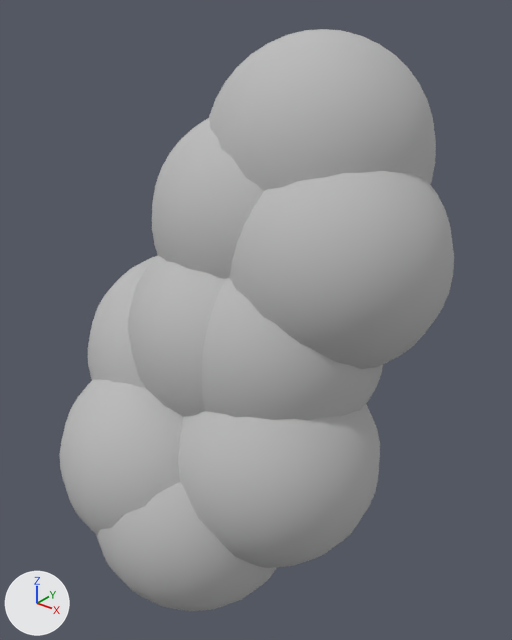
Renders of the OBJ model Proyecto/Proyecto/Models/Daniel/oven/smoke.obj from each side of a commit.
Both versions are drawn from a 50 mm camera at (0.965, -0.976, 1.398) aimed at (0.035, 0.187, 0.677). Every picture has the same lights, and +X, +Y and +Z are marked at lower left. Where no turn or scale is listed for an object, it has been applied to the vertices.

The first picture shows 'smoke'.
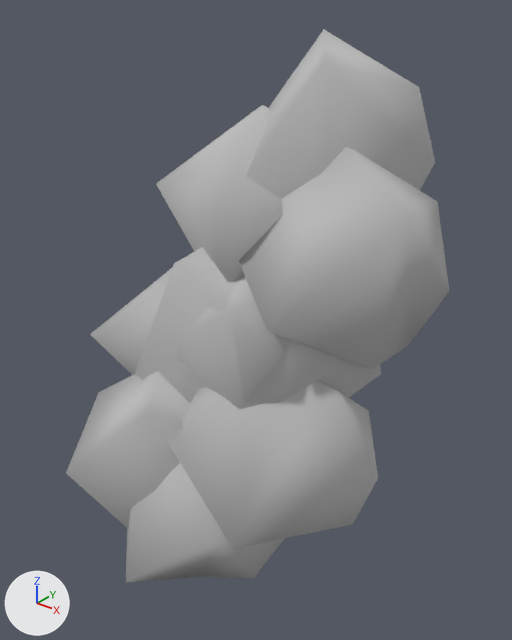
Changed parts and their boxes [x1, y1, x2, y2] in the pictures (512 x 640 px):
```json
{"object": "smoke", "change": "reshaped", "before": [60, 29, 454, 611], "after": [66, 29, 449, 583]}
{"part": 1, "of": "me_smoke", "change": "deleted", "before": [60, 29, 454, 611]}
```

Edits to the scene script, one JSON object a line:
```json
{"block": "me_smoke", "where": "# used by ob_smoke; location = (0.0, 0.0, 0.0)"}
{"op": "remove", "block": "me_smoke", "code": "me_smoke.from_pydata(...)  # 3438 vertices, 6840 faces; spans x -0.4..0.45, y -0.25..0.575, z 0.0..1.3"}
{"op": "add", "block": "me_smoke", "code": "me_smoke.from_pydata(...)  # 100 vertices, 164 faces; spans x -0.376..0.435, y -0.238..0.551, z 0.0..1.3"}
{"block": "me_smoke", "change": "me_smoke part 1: 3338 vertices removed from x -0.4..0.45, y -0.25..0.575, z 0.003..1.297"}
{"block": "me_smoke", "change": "me_smoke part 2: the surface is now shaded smooth"}
```
